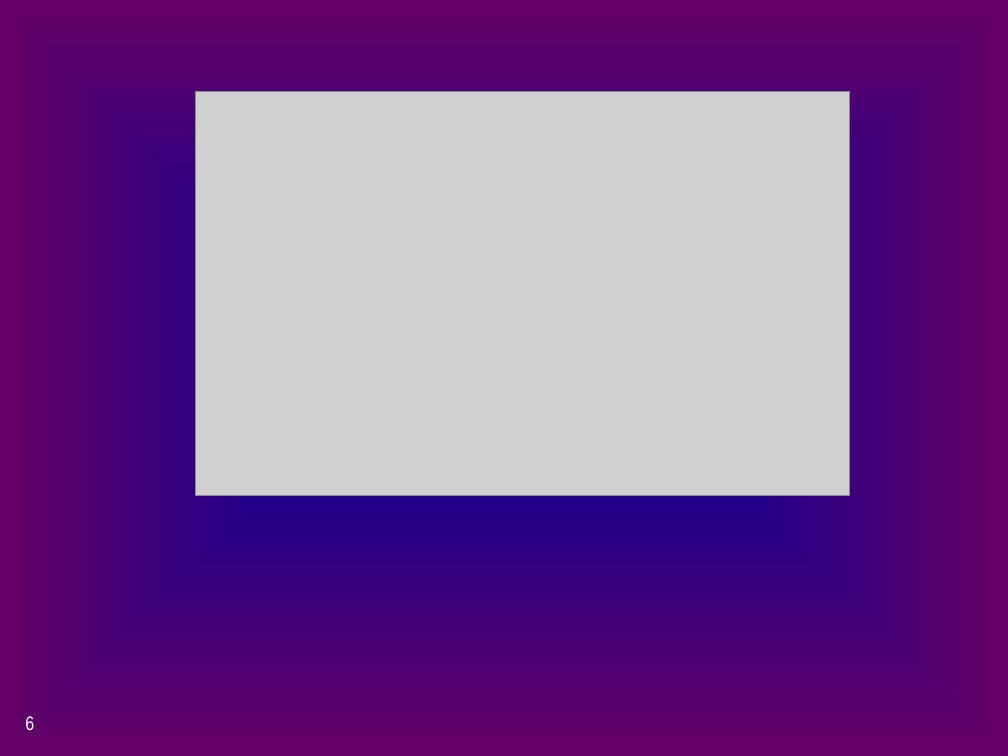
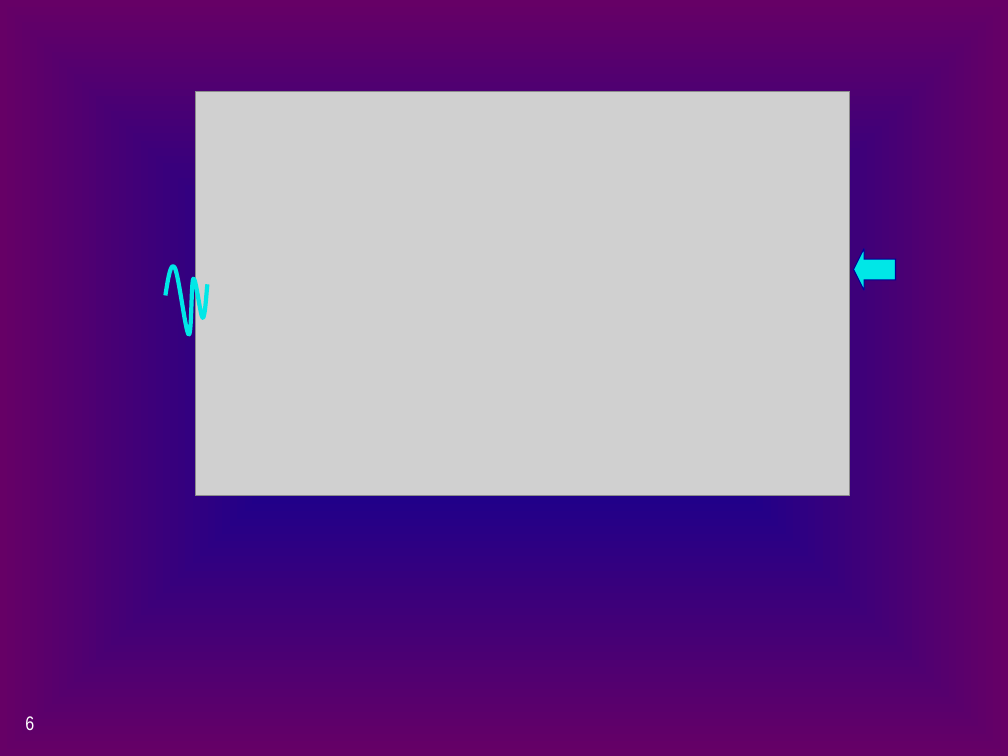
Before and after one commit to CADWRDeltaModeling/dsm2, a slide deck: slide 6 of dsm2/presentations/p4_simulation_data.pptx. Drawn at 1008x756 pixels with LibreOffice and Linux fonts; fonts in the diff are those of the drawing; grey boxes stand for pictures. Boxes give left, top, right and bottom in pixels: in the first picture for what was removed or moved away, otherwise in the second. Text is boxed around its words. In the diff, an @@ line names an element or a change of style, - is before the commit and + after.

```diff
--- a/dsm2/presentations/p4_simulation_data.pptx
+++ b/dsm2/presentations/p4_simulation_data.pptx
@@ freeform shape added at (165,261,208,337), outline #00E7E7 3 pt @@
@@ right arrow added at (854,249,896,290), fill #00E7E7, outline #000099 0.75 pt @@
```
Also in this commit, not shown: 2 other slides changed.
